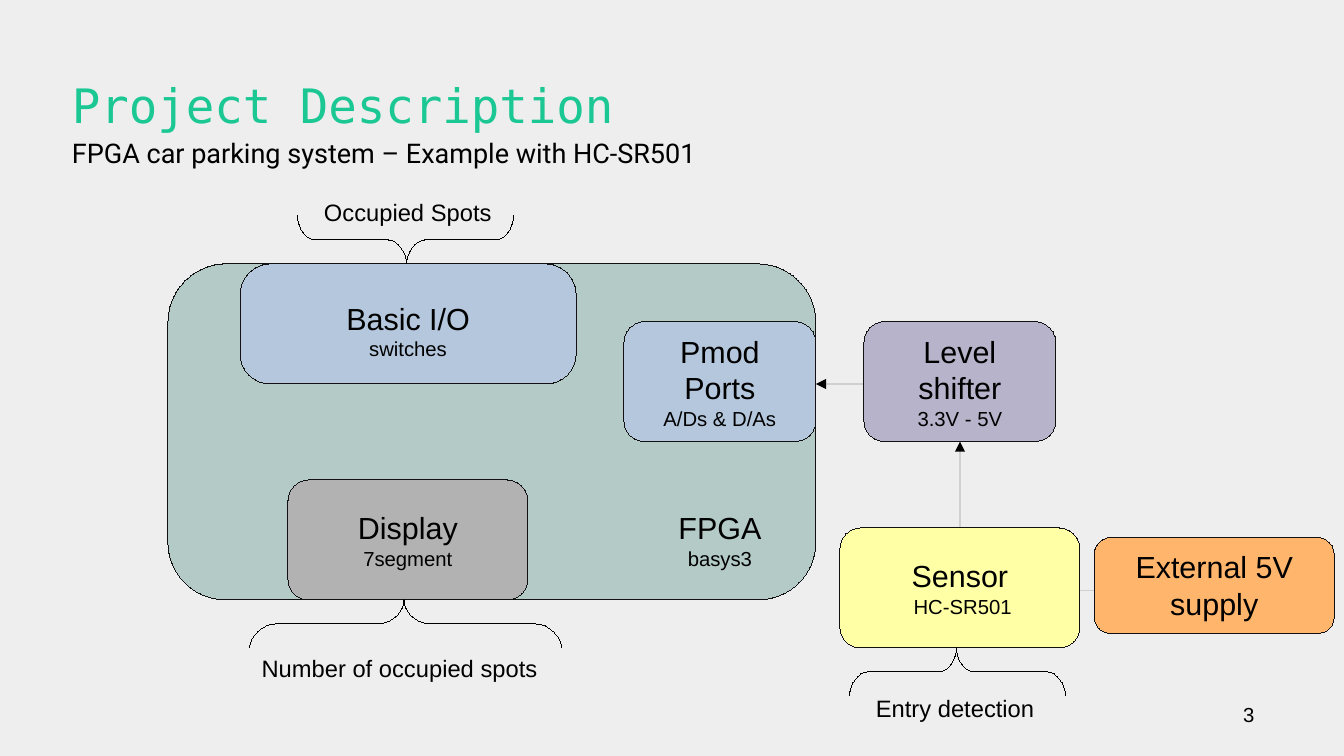
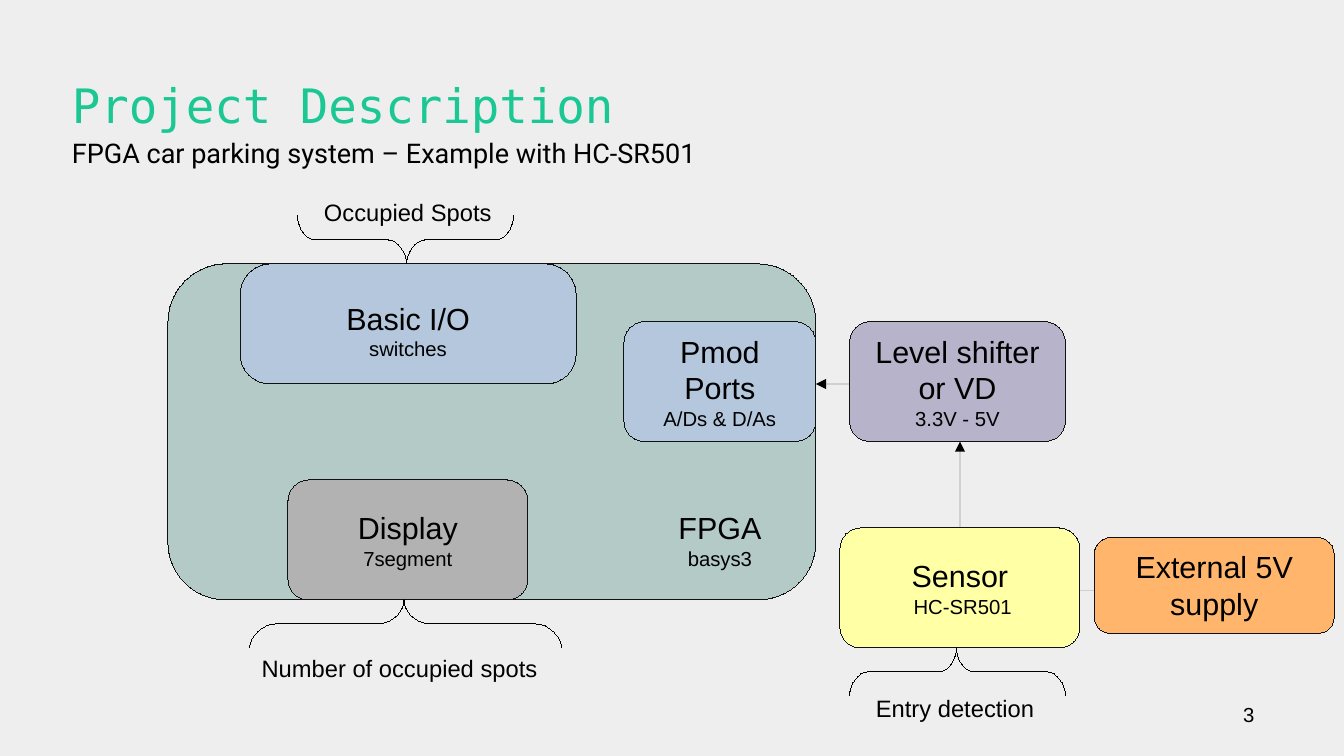
Before and after one commit to Xik3/iob-soc_parking, a slide deck: slide 3 of proposal/CarParkingSystem_1.odp. Drawn at 1344x756 pixels with LibreOffice and Linux fonts; fonts in the diff are those of the drawing. Boxes give left, top, right and bottom in pixels: in the first picture for what was removed or moved away, otherwise in the second. Text is boxed around its words. In the diff, an @@ line names an element or a change of style, - is before the commit and + after.

```diff
--- a/proposal/CarParkingSystem_1.odp
+++ b/proposal/CarParkingSystem_1.odp
@@ rounded rectangle "Level shifter or VD": place and size @@
-rounded rectangle "Level shifter or VD" at [865, 322, 1056, 441]
+rounded rectangle "Level shifter or VD" at [850, 322, 1066, 441]
@@ text in rounded rectangle at [875, 341, 1040, 400]: text changed @@
-Level shifter
+Level shifter or VD
```
Also in this commit, not shown: 1 other slide changed, 1 slide added, 1 other file.
